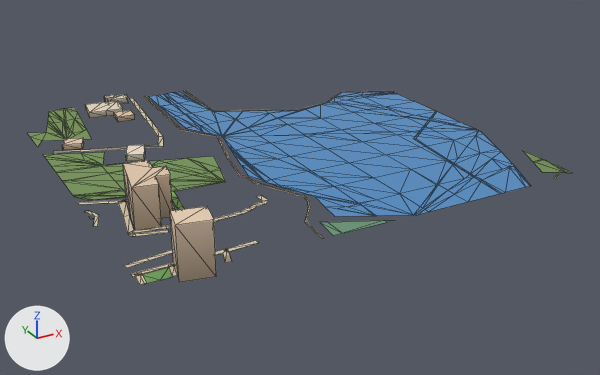
What one commit did to the glTF model public/assets/bengaluru-region-v1/tiles/t16_-17-l0.glb.
Before and after are seen from a camera (50 mm lens) standing at (7826.0, -9096.0, 356.0) and looking at (8265.0, -8298.0, -43.0). The axes (+X, +Y, +Z) are drawn at lower left. The lights are the same throughout. The older version comes first. Mesh edges are drawn as thin lines. Vertices at exactly the same position are counted once.

Objects in the first picture: 'building', 'ground', 'water'.
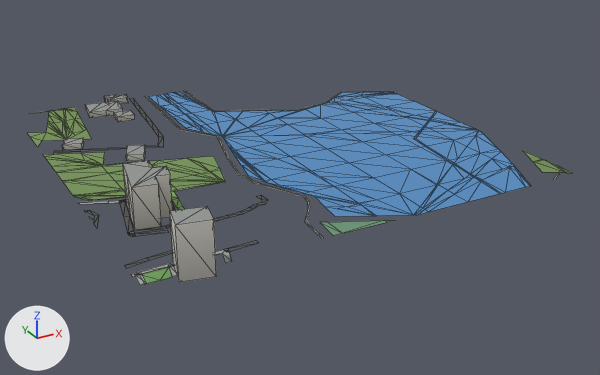
Where the change shows, as pixel boxes [x1, y1, x2, y2] in the pictures (600 x 375 px; the box of a moved part takes in the faces that stretch with it):
part 1 of me_building, recoloured
    both: [62, 94, 216, 282]
part 2 of me_ground, moved or reshaped
    before: [79, 199, 232, 276]
    after: [78, 199, 323, 277]
part 3 of me_ground, moved or reshaped
    before: [55, 90, 214, 130]
    after: [32, 90, 214, 130]
part 4 of me_ground, recoloured
    both: [53, 90, 562, 276]

What changed in the scene script:
```text
Change me_building:
    used by ob_building; location = (8000.0, -8500.0, 0.0)
    remove me_building.from_pydata(...)  # 82 vertices, 108 faces; spans x 24.0..152.0, y -16.0..508.0, z 0.0..54.0
    add me_building.from_pydata(...)  # 82 vertices, 134 faces; spans x 24.0..152.0, y -16.0..508.0, z 0.0..54.0
    me_building part 1: 108 kept faces spanning x 24.0..152.0, y -16.0..508.0, z 0.0..54.0 get new vertex colours
    edits to the shape of me_building do not show in these pictures
Change me_ground:
    used by ob_ground; location = (8000.0, -8500.0, 0.0)
    remove me_ground.from_pydata(...)  # 392 vertices, 400 faces; spans x -2.0..501.0, y -1.0..502.0, z 1.0
    add me_ground.from_pydata(...)  # 406 vertices, 414 faces; spans x 0.0..500.0, y 0.0..500.0, z 1.0
    me_ground part 2: 11 vertices moved from x -2.0..79.0, y 1.0..189.0, z 1.0 to x 0.0..85.0, y 0.0..190.0, z 1.0; 6 vertices removed from x -1.0..92.0, y -1.0..164.0, z 1.0; 8 vertices added at x 0.0..180.0, y 0.0..167.0, z 1.0
    me_ground part 3: 10 vertices moved from x 53.0..239.0, y 384.0..502.0, z 1.0 to x 58.0..239.0, y 382.0..500.0, z 1.0; 3 vertices removed from x 53.0..178.0, y 461.0..498.0, z 1.0; 11 vertices added at x 18.0..239.0, y 454.0..500.0, z 1.0
    me_ground part 4: 174 kept faces spanning x 0.0..500.0, y 0.0..500.0, z 1.0 get new vertex colours; the middle colour goes from beige #d7c9ae to dark grey #535556
    other edits to the shape of me_ground do not show in these pictures
```
